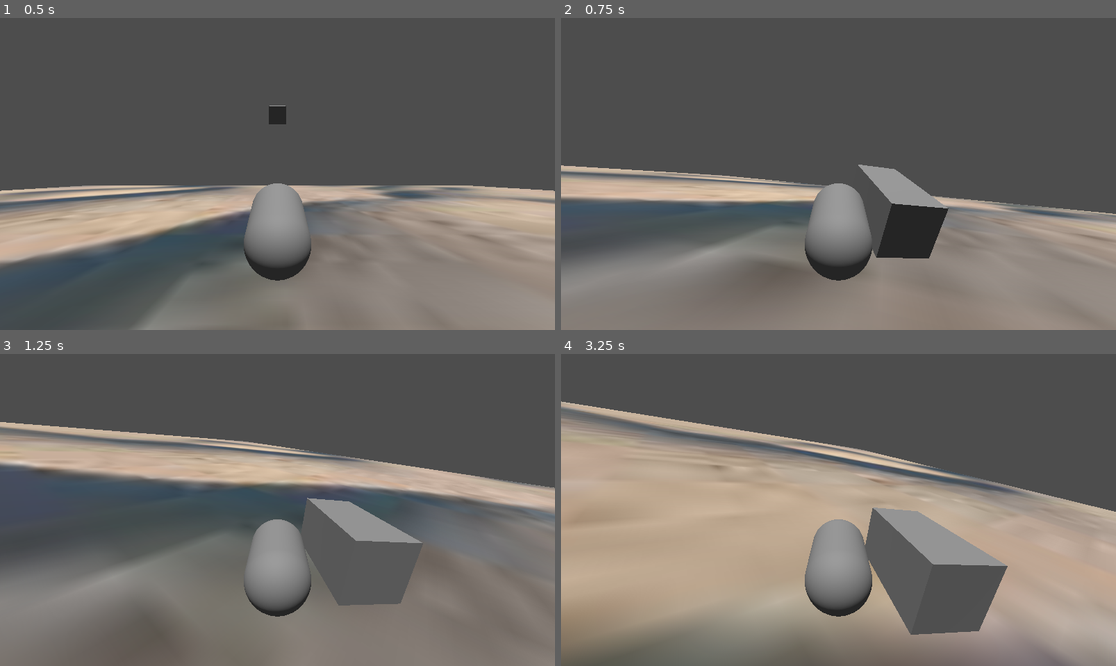
Above: before the commit, frames 1-4 (two rows, left to right).
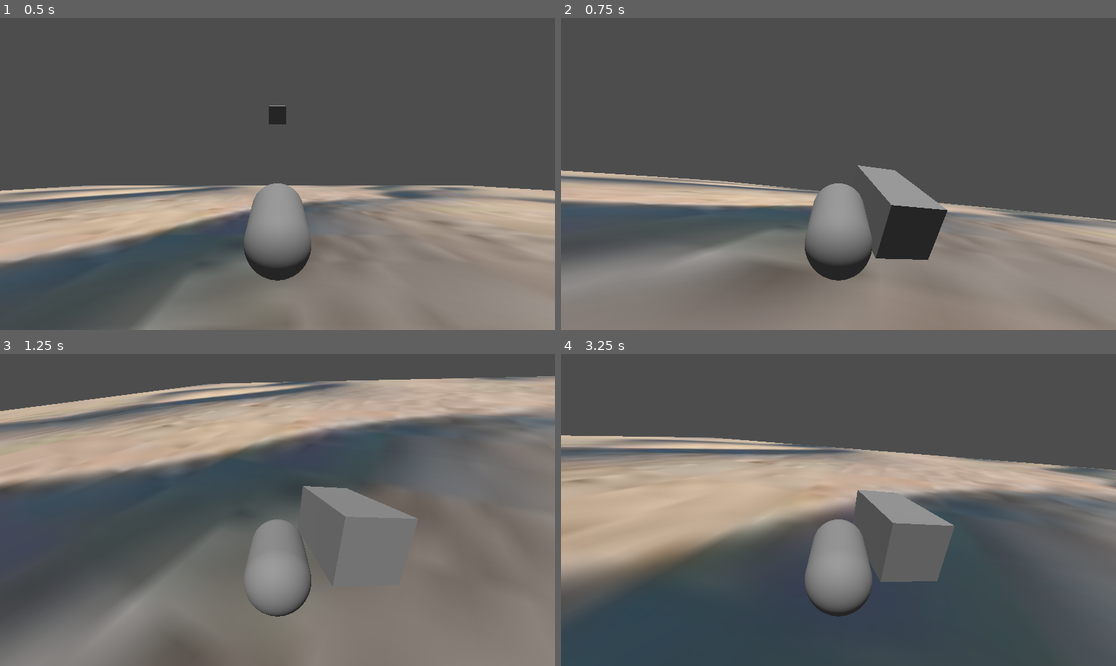
Above: after the commit, the same moments.

Repository: josephdougs/tryski
Game: Godot game, scene res://main.tscn
Two runs of this game, one before a commit and one after it. Both use one fixed random seed, a clock stepped at 60 frames per second and the inputs below.
Inputs:
- Up to frame 1 (0.5 s): no input
- Up to frame 2 (0.75 s): hold Right (right) from 0.53 s (still down)
- Up to frame 3 (1.25 s): keep holding Right (right)
- Up to frame 4 (3.25 s): release Right (right) at 1.28 s; hold Right (right) from 2.03 s (still down)

Frame 1 is identical in both runs. In frame 2, 4.7% of the frame differs, in the area x 0-100%, y 46-78%; in frame 3, 39%; in frame 4, 50%, in the area x 0-100%, y 15-100%.

Commit message:
Add friction. Angular Lock Z direction

Diff:
--- a/main.tscn
+++ b/main.tscn
@@ -5,7 +5,7 @@
 [ext_resource type="PackedScene" uid="uid://kxu46n1py15p" path="res://player.tscn" id="3_h2yge"]
 
 [sub_resource type="PhysicsMaterial" id="PhysicsMaterial_h2yge"]
-friction = 0.0
+friction = 0.2
 absorbent = true
 
 [sub_resource type="BoxShape3D" id="BoxShape3D_7dm0k"]
--- a/player.tscn
+++ b/player.tscn
@@ -1,14 +1,17 @@
-[gd_scene load_steps=7 format=3 uid="uid://kxu46n1py15p"]
+[gd_scene load_steps=8 format=3 uid="uid://kxu46n1py15p"]
 
 [ext_resource type="Script" uid="uid://de2atl54xffrx" path="res://player.gd" id="1_4flbx"]
 
 [sub_resource type="PhysicsMaterial" id="PhysicsMaterial_sh265"]
-friction = 0.0
+friction = 0.2
 absorbent = true
 
 [sub_resource type="CapsuleShape3D" id="CapsuleShape3D_sh265"]
 
 [sub_resource type="CapsuleMesh" id="CapsuleMesh_sh265"]
+
+[sub_resource type="PhysicsMaterial" id="PhysicsMaterial_4flbx"]
+friction = 0.6
 
 [sub_resource type="BoxShape3D" id="BoxShape3D_sh265"]
 size = Vector3(1, 1, 2)
@@ -19,6 +22,7 @@
 [node name="Player" type="Node3D"]
 
 [node name="RigidBody3D" type="RigidBody3D" parent="."]
+axis_lock_angular_z = true
 physics_material_override = SubResource("PhysicsMaterial_sh265")
 script = ExtResource("1_4flbx")
 
@@ -35,6 +39,7 @@
 
 [node name="SkiAngle" type="StaticBody3D" parent="."]
 transform = Transform3D(1, 0, 0, 0, 1, 0, 0, 0, 1, 0, 0, -10)
+physics_material_override = SubResource("PhysicsMaterial_4flbx")
 
 [node name="CollisionShape3D" type="CollisionShape3D" parent="SkiAngle"]
 shape = SubResource("BoxShape3D_sh265")
